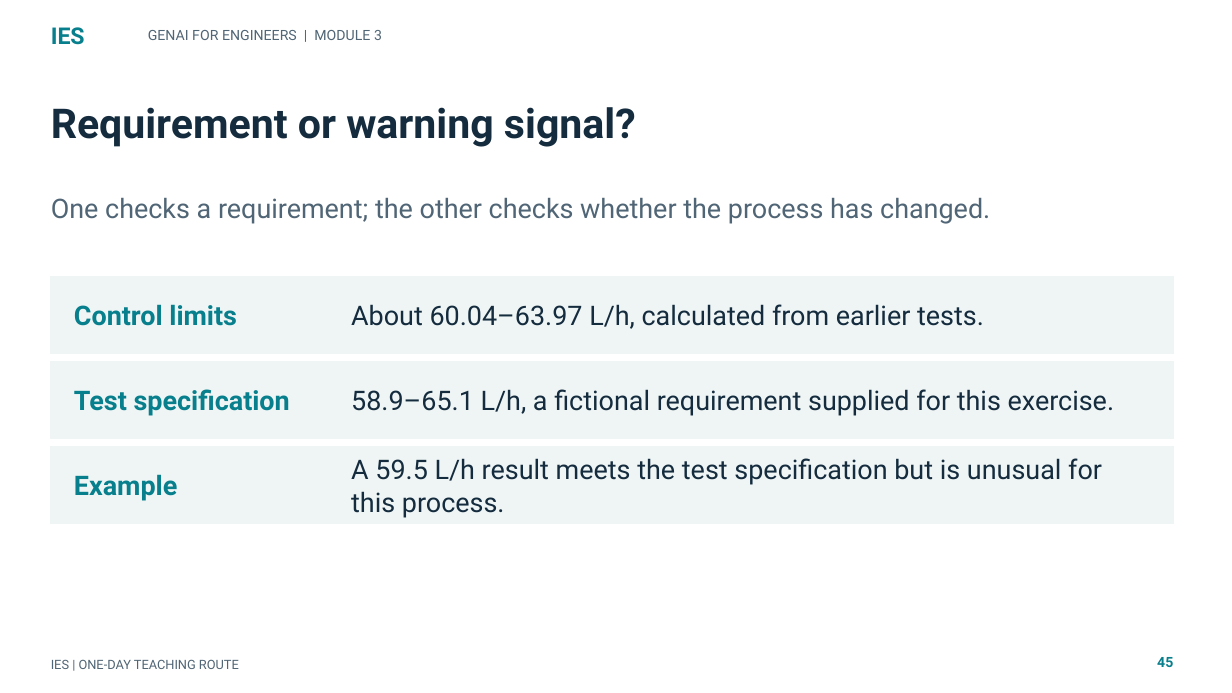
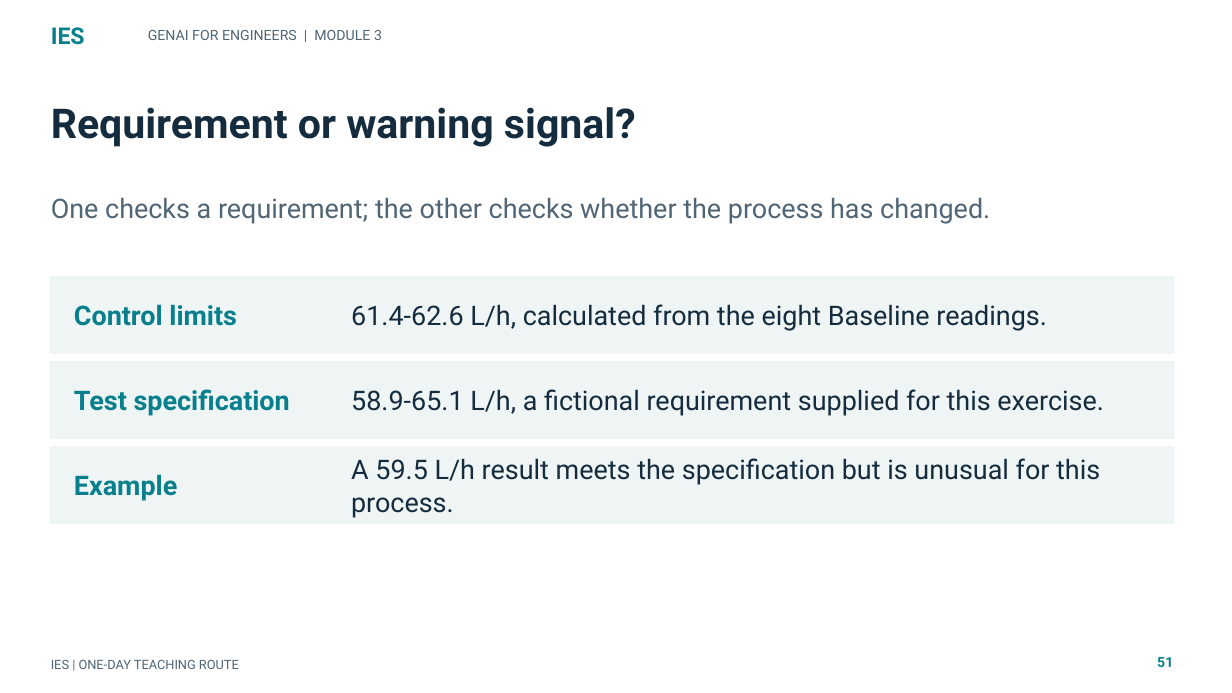
Before and after one commit to tertiarycourses/IES-GenAI-for-Engineers, a slide deck: slide 51 of courseware/Slides/IES-GenAI-for-Engineers.pptx (slide 45 before the commit). Drawn at 1232x693 pixels with LibreOffice and Linux fonts; fonts in the diff are those of the drawing. Boxes give left, top, right and bottom in pixels: in the first picture for what was removed or moved away, otherwise in the second. Text is boxed around its words. In the diff, an @@ line names an element or a change of style, - is before the commit and + after.

```diff
--- a/courseware/Slides/IES-GenAI-for-Engineers.pptx
+++ b/courseware/Slides/IES-GenAI-for-Engineers.pptx
@@ text at (351, 304, 1047, 331): text changed @@
-About 60.04–63.97 L/h, calculated from earlier tests.
+61.4-62.6 L/h, calculated from the eight Baseline readings.
@@ text at (351, 389, 1103, 416): text changed @@
-58.9–65.1 L/h, a fictional requirement supplied for this exercise.
+58.9-65.1 L/h, a fictional requirement supplied for this exercise.
@@ text at (351, 458, 1100, 518): text changed @@
-A 59.5 L/h result meets the test specification but is unusual for this process.
+A 59.5 L/h result meets the specification but is unusual for this process.
@@ text at (1157, 657, 1173, 667): text changed @@
-45
+51
```
Also in this commit, not shown: 160 other slides changed, 7 slides added, 1 slide removed, 54 other files.
